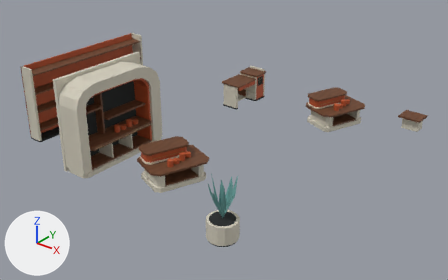
The glTF model external_packages/shopping_promenade_20261009/exports/SHOP_D09_S72_F158__fitout.glb, before and after one commit.
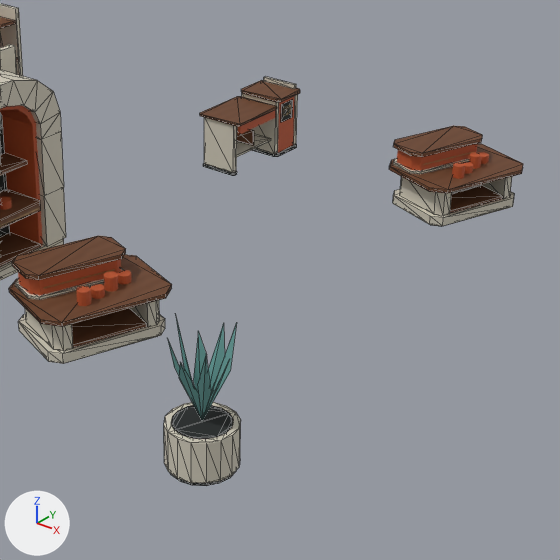
Each version is shown whole from a 50 mm camera at (11.87, -15.21, 9.28) aimed at (0.18, -0.6, 0.22), then close up on the part from 30% to 85% of the width and 11% to 100% of the height. Arrows for +X, +Y and +Z are at lower left; the lights stay in place. The last two pictures show the newer version. The close-ups show mesh edges as thin lines. Vertices at exactly the same position are counted once.

The older version as bpy lines, for what is in view:
```python
ob_shop_d09_s72_f158__fitout__dark_rubber = bpy.data.objects.new('SHOP_D09_S72_F158__fitout__dark_rubber', me_shop_d09_s72_f158__fitout__dark_rubber)
ob_shop_d09_s72_f158__fitout__dark_rubber.location = (0.0, 0.0, 0.0)
ob_shop_d09_s72_f158__fitout__ivory_enamel = bpy.data.objects.new('SHOP_D09_S72_F158__fitout__ivory_enamel', me_shop_d09_s72_f158__fitout__ivory_enamel)
ob_shop_d09_s72_f158__fitout__ivory_enamel.location = (0.0, 0.0, 0.0)
ob_shop_d09_s72_f158__fitout__quiet_teal = bpy.data.objects.new('SHOP_D09_S72_F158__fitout__quiet_teal', me_shop_d09_s72_f158__fitout__quiet_teal)
ob_shop_d09_s72_f158__fitout__quiet_teal.location = (0.0, 0.0, 0.0)
ob_shop_d09_s72_f158__fitout__warm_walnut = bpy.data.objects.new('SHOP_D09_S72_F158__fitout__warm_walnut', me_shop_d09_s72_f158__fitout__warm_walnut)
ob_shop_d09_s72_f158__fitout__warm_walnut.location = (0.0, 0.0, 0.0)
# also in view: 'SHOP_D09_S72_F158__fitout__retail_terracotta_enamel' at (-1.45, -0.33, 1.33)
```
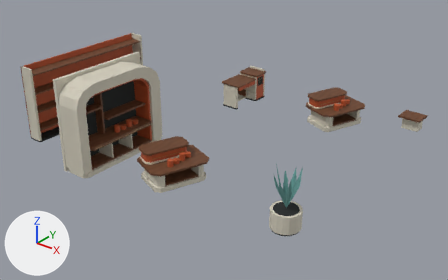
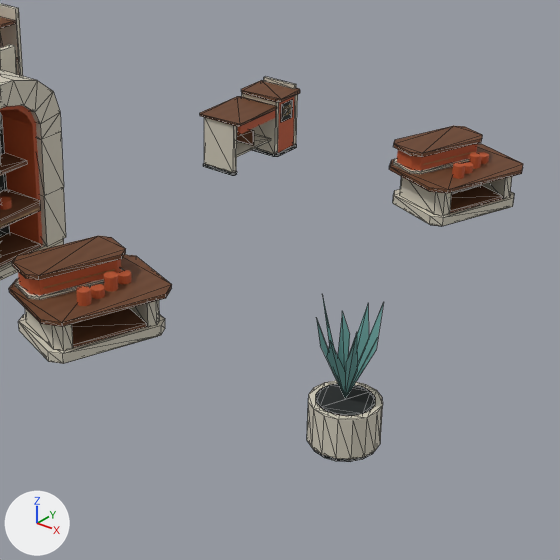
The edits, one by one:
me_shop_d09_s72_f158__fitout__dark_rubber is used by ob_shop_d09_s72_f158__fitout__dark_rubber; location (0.0, 0.0, 0.0).
me_shop_d09_s72_f158__fitout__dark_rubber had 260 vertices, 448 faces and spanned x -5.35..3.9, y -5.2..4.31, z 0.0..2.49.
me_shop_d09_s72_f158__fitout__dark_rubber now has 260 vertices, 448 faces and spans x -5.35..4.9, y -5.0..4.31, z 0.0..2.49.
me_shop_d09_s72_f158__fitout__dark_rubber part 1: the loose piece of 32 vertices spanning x 3.1..3.9, y -5.2..-4.4, z 0.0..0.06 is moved by (1.0, 1.4, 0.0).
me_shop_d09_s72_f158__fitout__dark_rubber part 2: the loose piece of 32 vertices spanning x 3.15..3.85, y -5.15..-4.45, z 0.56..0.6 is moved by (1.0, 1.4, 0.0).
me_shop_d09_s72_f158__fitout__ivory_enamel is used by ob_shop_d09_s72_f158__fitout__ivory_enamel; location (0.0, 0.0, 0.0).
me_shop_d09_s72_f158__fitout__ivory_enamel had 372 vertices, 674 faces and spanned x -5.35..4.8, y -5.24..4.9, z 0.0..3.0.
me_shop_d09_s72_f158__fitout__ivory_enamel now has 372 vertices, 674 faces and spans x -5.35..4.93, y -5.05..4.9, z 0.0..3.0.
me_shop_d09_s72_f158__fitout__ivory_enamel part 3: the loose piece of 32 vertices spanning x 3.07..3.93, y -5.24..-4.36, z 0.06..0.59 is moved by (1.0, 1.4, 0.0).
me_shop_d09_s72_f158__fitout__quiet_teal is used by ob_shop_d09_s72_f158__fitout__quiet_teal; location (0.0, 0.0, 0.0).
me_shop_d09_s72_f158__fitout__quiet_teal had 25 vertices, 16 faces and spanned x 3.12..3.88, y -5.18..-4.42, z 0.6..1.85.
me_shop_d09_s72_f158__fitout__quiet_teal now has 25 vertices, 16 faces and spans x 4.12..4.88, y -3.78..-3.02, z 0.6..1.85.
me_shop_d09_s72_f158__fitout__quiet_teal part 4: the whole mesh is moved by (1.0, 1.4, 0.0).

What differs and where, as boxes [x1, y1, x2, y2] in the close-ups (560 x 560 px; the box of a moved part takes in the faces that stretch with it):
'SHOP_D09_S72_F158__fitout__ivory_enamel', reshaped
    before: [0, 4, 515, 483]
    after: [0, 4, 515, 459]
'SHOP_D09_S72_F158__fitout__quiet_teal', moved
    before: [168, 314, 237, 421]
    after: [316, 295, 384, 399]
'SHOP_D09_S72_F158__fitout__dark_rubber', reshaped
    before: [0, 99, 507, 486]
    after: [0, 99, 507, 462]
part 1 of me_shop_d09_s72_f158__fitout__dark_rubber, moved or reshaped (mostly hidden)
    before: [170, 471, 236, 486]
    after: [312, 448, 374, 462]
part 2 of me_shop_d09_s72_f158__fitout__dark_rubber, moved or reshaped
    before: [171, 405, 233, 439]
    after: [316, 383, 375, 416]
part 3 of me_shop_d09_s72_f158__fitout__ivory_enamel, moved or reshaped
    before: [164, 402, 241, 483]
    after: [307, 380, 383, 459]
